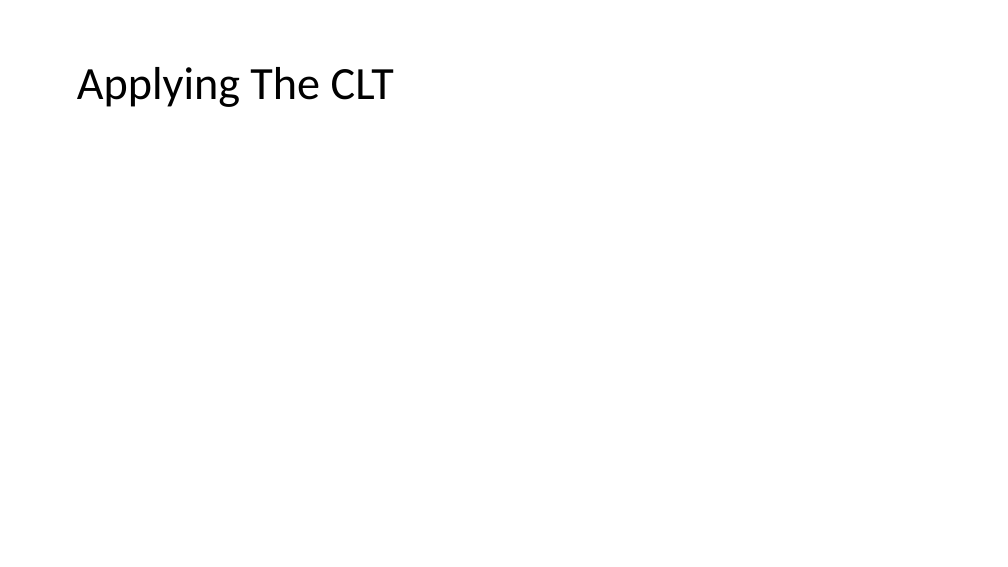
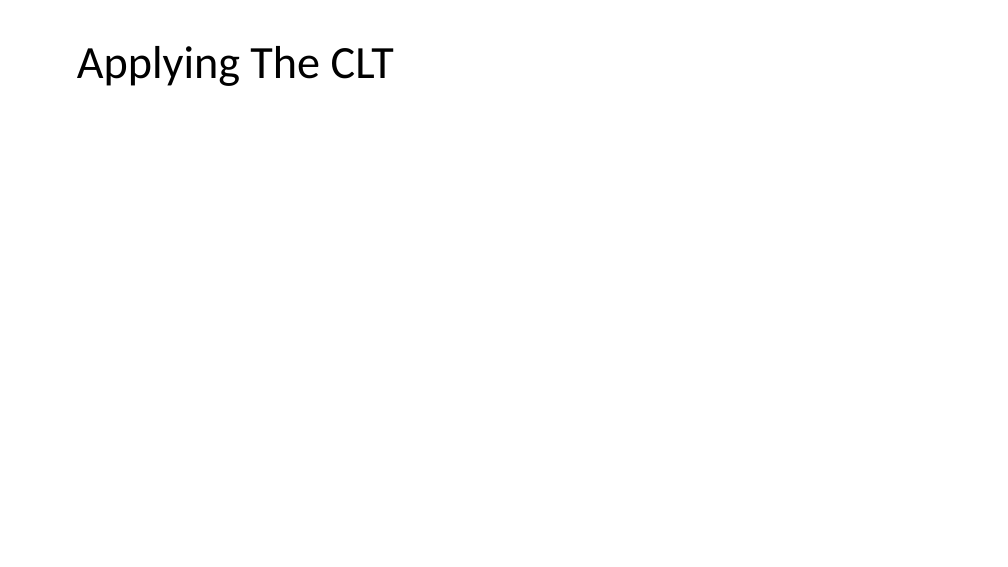
Before and after one commit to Jarred6068/Kvamme_UI_STAT251, a slide deck: slide 6 of docs/lecture_slides/Week 8/Week8_Lecture16_Slides_2_28_2024.pptx (slide 8 before the commit). Drawn at 1008x567 pixels with LibreOffice and Linux fonts; fonts in the diff are those of the drawing; grey boxes stand for pictures. Boxes give left, top, right and bottom in pixels: in the first picture for what was removed or moved away, otherwise in the second. Text is boxed around its words. In the diff, an @@ line names an element or a change of style, - is before the commit and + after.

Commit message:
updated slides

```diff
--- a/docs/lecture_slides/Week 8/Week8_Lecture16_Slides_2_28_2024.pptx
+++ b/docs/lecture_slides/Week 8/Week8_Lecture16_Slides_2_28_2024.pptx
@@ title "Applying The CLT": place and size @@
-title "Applying The CLT" at (77, 67, 394, 107)
+title "Applying The CLT" at (77, 46, 394, 86)
```
Also in this commit, not shown: 1 other slide changed, 1 slide added, 6 slides removed, 5 other files.
